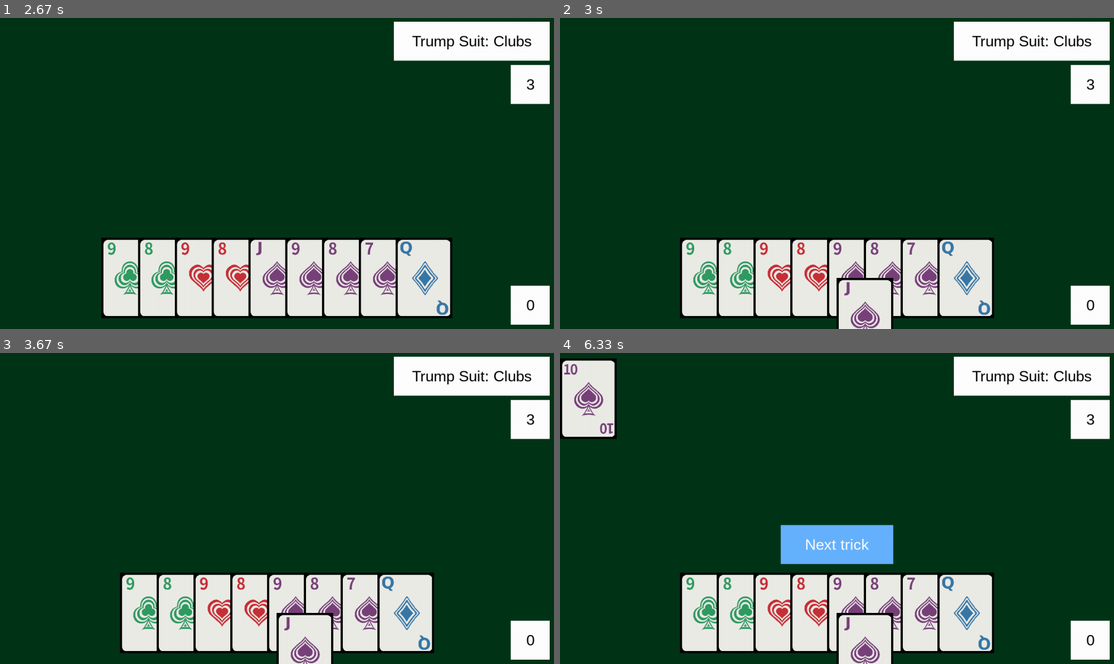
Above: before the commit, frames 1-4 (two rows, left to right).
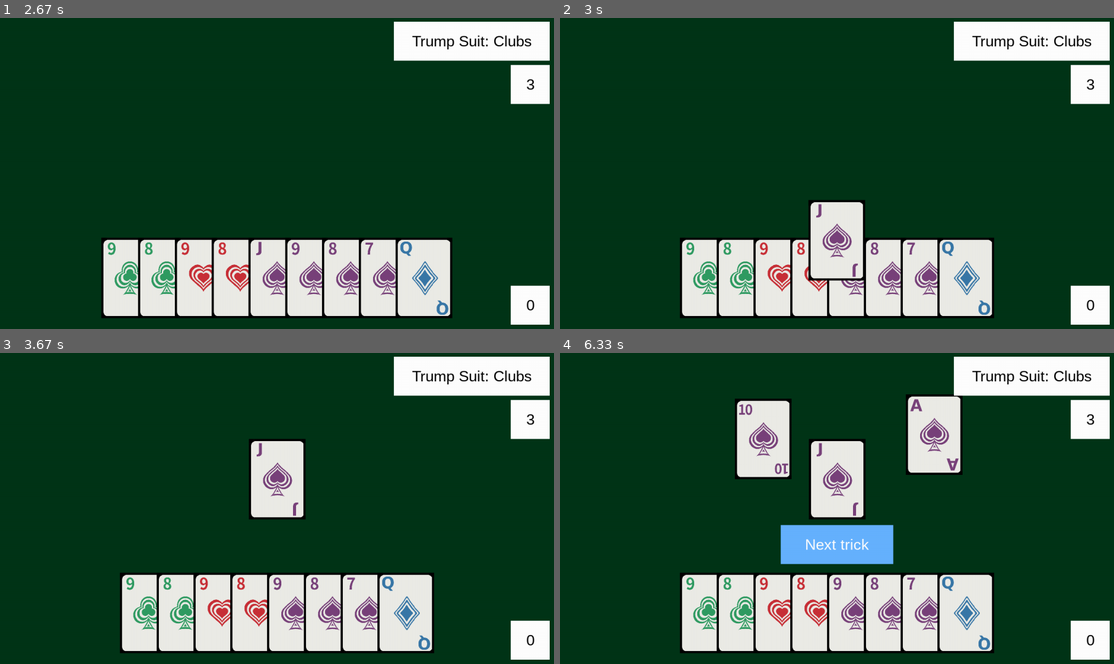
Above: after the commit, the same moments.

Repository: SkylerMime/NinetyNine
Game: pygame game, started from ninety_nine/graphical_main_game.py
Two runs of this game, one before a commit and one after it. Both use one fixed random seed, a clock stepped at 60 frames per second and the inputs below.
Inputs (mouse positions are in pixels of both pictures, inside the frame that each line leads up to):
- Up to frame 1 (2.67 s): click "AI Game" at 0.38 s; press the mouse at (393, 279) at 0.7 s; move the mouse to (321, 266) at 0.8 s; release the mouse at (249, 254) at 0.93 s; click (260, 120) at 1.05 s; click (470, 254) at 1.38 s; click (155, 279) at 1.72 s; press the mouse at (99, 279) at 2.03 s; move the mouse to (265, 282) at 2.13 s; release the mouse at (432, 285) at 2.27 s; click "Confirm Bid" at 2.38 s
- Up to frame 2 (3 s): click (814, 282) at 2.72 s
- Up to frame 3 (3.67 s): no input
- Up to frame 4 (6.33 s): no input

Frame 1 is identical in both runs. In frame 2, 2.7% of the frame differs, in the area x 44-61%, y 58-100%; in frame 3, 3.5%; in frame 4, 11%, in the area x 0-73%, y 1-100%.

Commit message:
Fixed animations

Diff:
--- a/ninety_nine/graphical_main_game.py
+++ b/ninety_nine/graphical_main_game.py
@@ -102,19 +102,19 @@
 
 
 TRICK_INITIAL_POSITIONS = [
-    CardVector(WINDOW_WIDTH // 2 - CARD_WIDTH // 2, HAND_TOP),
+    None,
     CardVector(0, PRIMARY_TRICK_TOP - CARD_HEIGHT),
-    CardVector(WINDOW_WIDTH, PRIMARY_TRICK_TOP),
+    CardVector(WINDOW_WIDTH, PRIMARY_TRICK_TOP - CARD_HEIGHT),
 ]
 TRICK_FINAL_POSITIONS = [
     CardVector(PRIMARY_TRICK_LEFT, PRIMARY_TRICK_TOP),
     CardVector(
         PRIMARY_TRICK_LEFT - CARD_WIDTH - 40,
-        PRIMARY_TRICK_TOP - CARD_HEIGHT,
+        PRIMARY_TRICK_TOP - CARD_HEIGHT / 2,
     ),
     CardVector(
         PRIMARY_TRICK_LEFT + CARD_WIDTH + 40,
-        PRIMARY_TRICK_TOP - CARD_HEIGHT,
+        PRIMARY_TRICK_TOP - CARD_HEIGHT / 2,
     ),
 ]
 
@@ -453,7 +453,7 @@
                     center_cards(clickable_hand)
                     current_trick_positions[
                         HUMAN_PLAYER_NUM
-                    ] = CardVector(clicked_card.display_area.centerx, clicked_card.display_area.centery)
+                    ] = CardVector(clicked_card.display_area.x, clicked_card.display_area.y)
                     current_trick_vectors[
                         HUMAN_PLAYER_NUM
                     ] = get_movement_vector_toward(
@@ -527,7 +527,7 @@
         # render graphics here
         screen.fill(BACKGROUND_COLOR)
         draw_clickable_cards(screen, clickable_hand)
-        get_new_card_positions(
+        current_trick_positions = get_new_card_positions(
             current_trick_positions, TRICK_FINAL_POSITIONS, current_trick_vectors
         )
         draw_trick(
